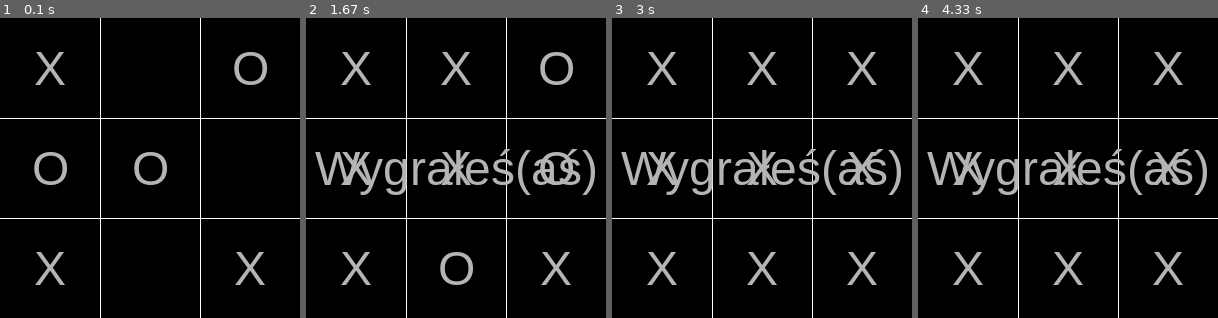
Above: before the commit, frames 1-4 (left to right).
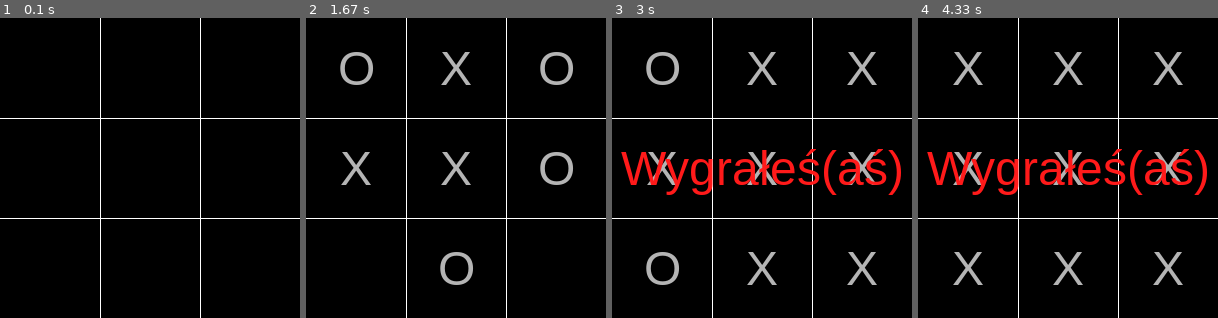
Above: after the commit, the same moments.

Repository: koduj-z-klasa/python101
Game: pygame game, started from games/tic_tac_toe.py
Same seed, same stepped clock (60 frames per second), same inputs: the game is played once before the commit and once after it. The source is Python 2; it was converted automatically to run under Python 3.
Inputs (mouse positions are in pixels of both pictures, inside the frame that each line leads up to):
- Up to frame 1 (0.1 s): no input
- Up to frame 2 (1.67 s): click (456, 168) at 0.42 s; click (384, 171) at 0.77 s; click (501, 63) at 1.1 s; click (462, 66) at 1.43 s
- Up to frame 3 (3 s): click (747, 246) at 1.8 s; click (840, 216) at 2.27 s; click (867, 246) at 2.6 s; click (825, 114) at 2.93 s
- Up to frame 4 (4.33 s): click (981, 111) at 3.27 s; click (996, 219) at 3.6 s

The runs differ from the first frame. In frame 1, 2.6% of the frame differs, in the area x 11-89%, y 11-89%; in frame 2, 5.4%; in frame 3, 5.7%, in the area x 3-97%, y 11-89%; in frame 4, 4.2%.

Commit message:
chyba śmiga

Diff:
--- /dev/null
+++ b/games/test_tic_tac_toe.py
@@ -0,0 +1,77 @@
+# coding=utf-8
+# Copyright 2014 Janusz Skonieczny
+
+"""
+Testy jednostkowe dla modułu tic_tac_toe.py
+"""
+
+from unittest import TestCase
+from ticatactoe import check_win, Ai
+
+
+class WinTests(TestCase):
+    def test_win1(self):
+        markers = [
+            'X', 'O', 'O',
+            'O', 'X', 'X',
+            'O', 'O', 'X'
+        ]
+        self.assertTrue(check_win(markers, True))
+
+    def test_win2(self):
+        markers = [
+            'X', 'O', 'O',
+            'O', 'O', 'X',
+            'X', 'X', 'X'
+        ]
+        self.assertTrue(check_win(markers, True))
+
+    def test_win3(self):
+        markers = [
+            'X', 'O', 'X',
+            'O', 'O', 'X',
+            'O', 'X', 'X'
+        ]
+        self.assertTrue(check_win(markers, True))
+
+    def test_win4(self):
+        markers = [
+            'X', 'O', 'X',
+            'X', None, 'X',
+            'X', 'X', None
+        ]
+        self.assertTrue(check_win(markers, True))
+
+    def test_draw(self):
+        markers = [
+            'X', 'O', 'X',
+            'O', 'O', 'X',
+            'X', 'X', 'O'
+        ]
+        self.assertFalse(check_win(markers, True))
+
+
+class NextMoveTest(TestCase):
+    def test_move1(self):
+        markers = [
+            'X', None, 'O',
+            'O', 'O', 'X',
+            'X', None, 'X'
+        ]
+        self.assertEqual(7, Ai.next_move(markers))
+
+    def test_move2(self):
+        markers = [
+            'X', None, 'X',
+            'O', 'O', 'X',
+            'X', None, 'O'
+        ]
+        self.assertEqual(1, Ai.next_move(markers))
+
+    def test_move3(self):
+        markers = [
+            'X', None, 'X',
+            'O', 'O', 'X',
+            'X', None, 'O'
+        ]
+        self.assertEqual(1, Ai.next_move(markers))
--- a/games/ticatactoe.py
+++ b/games/tic_tac_toe.py
@@ -9,7 +9,7 @@
 import pygame.locals
 import logging
 
-logging.basicConfig(level=logging.DEBUG, format='%(asctime)s %(levelname)-7s %(message)s', datefmt='%H:%M:%S')
+logging.basicConfig(level=logging.DEBUG, format='%(asctime)s %(levelname)-7s | %(module)s.%(funcName)s - %(message)s', datefmt='%H:%M:%S')
 # logging.getLogger().setLevel(logging.DEBUG)
 # logging.disable(logging.NOTSET)
 
@@ -33,8 +33,7 @@
         self.font = pygame.font.Font(font_path, 48)
 
         # tablica znaczników 3x3 w formie listy
-        # self.markers = [None] * 9
-        self.markers = ['X', None, 'O', 'O', 'O', None, 'X', None, 'X']
+        self.markers = [None] * 9
 
     def draw(self, *args):
         """
@@ -104,7 +103,7 @@
             return
 
         i = self.surface.get_width() / 2
-        self.draw_text(self.surface, score, center=(i, i))
+        self.draw_text(self.surface, score, center=(i, i), color=(255, 26, 26))
 
 
 class TicTacToeGame(object):
@@ -165,33 +164,29 @@
         if not None in self.board.markers:
             # brak dostępnych ruchów
             return
-
+        logging.debug("Plansza: %s" % self.board.markers)
         move = self.next_move(self.board.markers)
-        print self.board.markers
         self.board.markers[move] = player_marker(False)
-        print self.board.markers
 
     @classmethod
     def next_move(cls, markers):
         moves = cls.score_moves(markers, False)
         moves = sorted(moves, key=lambda m: m[0], reverse=True)
-        logging.debug("Dostępne ruchy: %s", moves)
         score, move = moves[0]
-        logging.debug("Wybrany ruch: %s %s", move, score)
+        logging.info("Dostępne ruchy: %s", moves)
+        logging.info("Wybrany ruch: %s %s", move, score)
         return move
 
     @classmethod
     def score_moves(cls, markers, x_player):
-        print "score_moves", markers, x_player
         available_moves = (i for i, m in enumerate(markers) if m is None)
         for move in available_moves:
-            logging.debug("Ruch: %s", move)
             from copy import copy
             proposal = copy(markers)
             proposal[move] = player_marker(x_player)
 
             # sprawdzamy czy ktoś wygrywa gracz którego ruch testujemy
-            if check_win(markers, x_player):
+            if check_win(proposal, x_player):
                 # dodajemy punkty jeśli to my wygrywamy
                 # czyli nie x_player
                 score = -1 if x_player else 1
@@ -201,7 +196,6 @@
             # ruch jest neutralny,
             # sprawdzamy rekurencyjne kolejne ruchy zmieniając gracza
             next_moves = list(cls.score_moves(proposal, not x_player))
-            print "Next:", next_moves
             if not next_moves:
                 yield 0, move
                 continue
@@ -252,18 +246,3 @@
 if __name__ == "__main__":
     game = TicTacToeGame(300)
     game.run()
-
-
-from unittest import TestCase
-
-
-class WinTests(TestCase):
-    def test_win(self):
-        markers = ['X', 'O', 'O', 'O', 'O', 'X', 'X', 'X', 'X']
-        self.assertTrue(check_win(markers, True))
-
-
-class NextMoveTest(TestCase):
-    def test_move(self):
-        markers = ['X', None, 'O', 'O', 'O', 'X', 'X', None, 'X']
-        self.assertEqual(7, Ai.next_move(markers))
